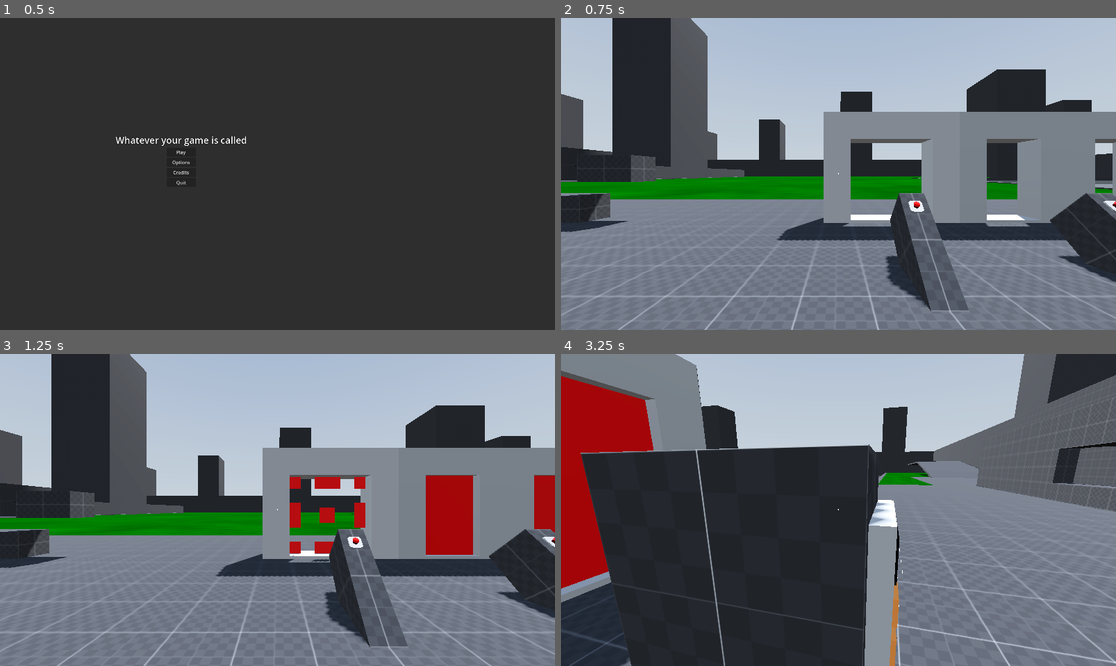
Above: before the commit, frames 1-4 (two rows, left to right).
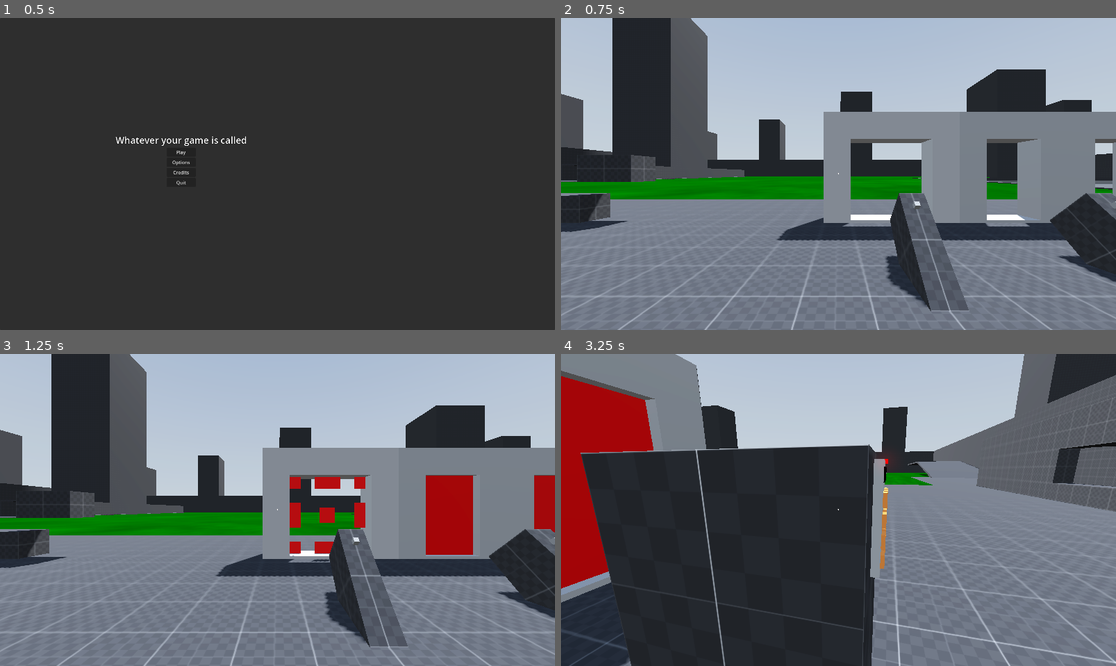
Above: after the commit, the same moments.

Repository: Nazsgull/FPS_Godot
Game: Godot game, scene res://scenes/UI/main_menu.tscn
Two runs of this game, one before a commit and one after it. Both use one fixed random seed, a clock stepped at 60 frames per second and the inputs below. A sky picture missing from this copy of the repository is replaced by a grey-blue gradient.
Inputs (mouse positions are in pixels of both pictures, inside the frame that each line leads up to):
- Up to frame 1 (0.5 s): no input
- Up to frame 2 (0.75 s): click "Play" at 0.5 s
- Up to frame 3 (1.25 s): no input
- Up to frame 4 (3.25 s): tap Enter (ui_accept) at 1.25, 1.52, 2.27 s; move the mouse to (866, 510) at 1.27 s; hold W (forward) from 1.28 s (still down); tap E (interact) at 1.35, 2.3, 2.85 s; move the mouse to (810, 510) at 2.02 s; tap Ctrl (crouch) at 2.1 s; move the mouse to (849, 503) at 2.77 s

Frame 1 is identical in both runs. In frame 2, 0.1% of the frame differs, in the area x 62-100%, y 58-63%; in frame 3, 0.1%; in frame 4, 2.1%, in the area x 54-62%, y 32-100%.

Commit message:
Añade keypad, reorganiza tipos de botones

Diff:
--- /dev/null
+++ b/assets/materials/green_glowy.tres
@@ -0,0 +1,11 @@
+[gd_resource type="StandardMaterial3D" format=3 uid="uid://ccilcs0rkhgnn"]
+
+[resource]
+diffuse_mode = 2
+albedo_color = Color(0, 100, 0.149, 1)
+metallic_specular = 0.0
+emission_enabled = true
+emission = Color(0, 100, 0, 1)
+emission_energy_multiplier = 16.0
+emission_operator = 1
+anisotropy = -1.0
--- /dev/null
+++ b/assets/materials/red_glowy.tres
@@ -0,0 +1,7 @@
+[gd_resource type="StandardMaterial3D" format=3 uid="uid://b6dmndnuvfqv2"]
+
+[resource]
+shading_mode = 0
+specular_mode = 2
+albedo_color = Color(100, 0, 0, 1)
+grow_amount = -16.0
--- a/scenes/maps/test_area.tscn
+++ b/scenes/maps/test_area.tscn
@@ -4,7 +4,7 @@
 [ext_resource type="Texture2D" uid="uid://ds37b38vli6wg" path="res://assets/hdris/kloofendal_48d_partly_cloudy_puresky_2k.hdr" id="2_l8equ"]
 [ext_resource type="Material" uid="uid://q1u11i5wp76w" path="res://assets/materials/green_grass.tres" id="2_vbclm"]
 [ext_resource type="PackedScene" uid="uid://hob0odd0bhgw" path="res://scenes/objects/player.tscn" id="3_pioef"]
-[ext_resource type="PackedScene" uid="uid://cwfdbw7eignm8" path="res://scenes/objects/button.tscn" id="4_h7fie"]
+[ext_resource type="PackedScene" uid="uid://cwfdbw7eignm8" path="res://scenes/objects/button_simple.tscn" id="4_h7fie"]
 [ext_resource type="PackedScene" uid="uid://ckhyt1k8o2iur" path="res://scenes/objects/door_fancy.tscn" id="5_iecga"]
 [ext_resource type="PackedScene" uid="uid://hxgssy3ps78p" path="res://scenes/objects/door_simple.tscn" id="6_i47mx"]
 [ext_resource type="PackedScene" uid="uid://cw4ice8i238jm" path="res://scenes/objects/Testing/test_pickup.tscn" id="7_1345l"]
@@ -1084,7 +1084,8 @@
 transform = Transform3D(50, 0, 0, 0, 50, 0, 0, 0, 50, 122.6, -1.406, -33.2)
 
 [node name="keypad" parent="." instance=ExtResource("10_d5erw")]
-transform = Transform3D(1, 0, 0, 0, 1, 0, 0, 0, 1, 49.6, 1.1, 15.3)
+transform = Transform3D(1, 0, 0, 0, 1, 0, 0, 0, 1, 49.6, 1.5, 15.3)
 
 [connection signal="interacted" from="BT_Test" to="Door" method="toggle_door"]
 [connection signal="interacted" from="BT_Test2" to="Door2" method="toggle_door"]
+[connection signal="combinacion_es_correcta" from="keypad" to="Door3" method="toggle_door"]
--- a/scenes/objects/button.tscn
+++ /dev/null
@@ -1,66 +0,0 @@
-[gd_scene load_steps=8 format=3 uid="uid://cwfdbw7eignm8"]
-
-[ext_resource type="Script" path="res://scripts/classes/Interactable.gd" id="1_km71e"]
-[ext_resource type="PackedScene" uid="uid://k1g58xui7tlt" path="res://assets/models_gltf/button_body.glb" id="1_yks1v"]
-[ext_resource type="PackedScene" uid="uid://cy1jcxbilc8v2" path="res://assets/models_gltf/button_presser.glb" id="2_k3p1y"]
-
-[sub_resource type="BoxShape3D" id="BoxShape3D_0vt6h"]
-size = Vector3(1, 0.54, 1)
-
-[sub_resource type="Animation" id="Animation_ecf8s"]
-length = 0.001
-tracks/0/type = "value"
-tracks/0/imported = false
-tracks/0/enabled = true
-tracks/0/path = NodePath("button_presser:position")
-tracks/0/interp = 1
-tracks/0/loop_wrap = true
-tracks/0/keys = {
-"times": PackedFloat32Array(0),
-"transitions": PackedFloat32Array(1),
-"update": 0,
-"values": [Vector3(0, 0.09, 0)]
-}
-
-[sub_resource type="Animation" id="Animation_pkk4b"]
-resource_name = "push"
-length = 0.6
-tracks/0/type = "value"
-tracks/0/imported = false
-tracks/0/enabled = true
-tracks/0/path = NodePath("button_presser:position")
-tracks/0/interp = 1
-tracks/0/loop_wrap = true
-tracks/0/keys = {
-"times": PackedFloat32Array(0, 0.3, 0.6),
-"transitions": PackedFloat32Array(1, 1, 1),
-"update": 0,
-"values": [Vector3(0, 0.09, 0), Vector3(0, -0.06, 0), Vector3(0, 0.09, 0)]
-}
-
-[sub_resource type="AnimationLibrary" id="AnimationLibrary_fpwyp"]
-_data = {
-"RESET": SubResource("Animation_ecf8s"),
-"push": SubResource("Animation_pkk4b")
-}
-
-[node name="Button" type="Area3D"]
-transform = Transform3D(0.5, 0, 0, 0, 0.5, 0, 0, 0, 0.5, 0, 0, 0)
-collision_layer = 128
-collision_mask = 0
-script = ExtResource("1_km71e")
-
-[node name="CollisionBox" type="CollisionShape3D" parent="."]
-transform = Transform3D(1, 0, 0, 0, 1, 0, 0, 0, 1, 0, 0.27, 0)
-shape = SubResource("BoxShape3D_0vt6h")
-
-[node name="button_body" parent="CollisionBox" instance=ExtResource("1_yks1v")]
-transform = Transform3D(1, 0, 0, 0, 1, 0, 0, 0, 1, 0, -0.27, 0)
-
-[node name="button_presser" parent="CollisionBox" instance=ExtResource("2_k3p1y")]
-transform = Transform3D(1, 0, 0, 0, 1, 0, 0, 0, 1, 0, 0.09, 0)
-
-[node name="AnimationPlayer" type="AnimationPlayer" parent="CollisionBox"]
-libraries = {
-"": SubResource("AnimationLibrary_fpwyp")
-}
--- /dev/null
+++ b/scenes/objects/button_fancy.tscn
@@ -0,0 +1,57 @@
+[gd_scene load_steps=7 format=3 uid="uid://4asvsxmij85k"]
+
+[ext_resource type="PackedScene" uid="uid://cwfdbw7eignm8" path="res://scenes/objects/button_simple.tscn" id="1_ncf8y"]
+[ext_resource type="PackedScene" uid="uid://k1g58xui7tlt" path="res://assets/models_gltf/button_body.glb" id="2_xrqd4"]
+[ext_resource type="PackedScene" uid="uid://cy1jcxbilc8v2" path="res://assets/models_gltf/button_presser.glb" id="3_fkcgq"]
+
+[sub_resource type="Animation" id="Animation_rx3aq"]
+length = 0.001
+tracks/0/type = "value"
+tracks/0/imported = false
+tracks/0/enabled = true
+tracks/0/path = NodePath("button_presser:position")
+tracks/0/interp = 1
+tracks/0/loop_wrap = true
+tracks/0/keys = {
+"times": PackedFloat32Array(0),
+"transitions": PackedFloat32Array(1),
+"update": 0,
+"values": [Vector3(0, 0.3, 0)]
+}
+
+[sub_resource type="Animation" id="Animation_h5cpf"]
+resource_name = "press"
+length = 0.7
+tracks/0/type = "value"
+tracks/0/imported = false
+tracks/0/enabled = true
+tracks/0/path = NodePath("button_presser:position")
+tracks/0/interp = 1
+tracks/0/loop_wrap = true
+tracks/0/keys = {
+"times": PackedFloat32Array(0, 0.3, 0.4, 0.7),
+"transitions": PackedFloat32Array(1, 1, 1, 1),
+"update": 0,
+"values": [Vector3(0, 0.3, 0), Vector3(0, 0.2, 0), Vector3(0, 0.2, 0), Vector3(0, 0.3, 0)]
+}
+
+[sub_resource type="AnimationLibrary" id="AnimationLibrary_ui7xe"]
+_data = {
+"RESET": SubResource("Animation_rx3aq"),
+"press": SubResource("Animation_h5cpf")
+}
+
+[node name="Button_fancy" instance=ExtResource("1_ncf8y")]
+
+[node name="CSGBox3D" parent="." index="1"]
+visible = false
+
+[node name="button_body" parent="." index="2" instance=ExtResource("2_xrqd4")]
+
+[node name="button_presser" parent="." index="3" instance=ExtResource("3_fkcgq")]
+transform = Transform3D(1, 0, 0, 0, 1, 0, 0, 0, 1, 0, 0.3, 0)
+
+[node name="AnimationPlayer" type="AnimationPlayer" parent="." index="4"]
+libraries = {
+"": SubResource("AnimationLibrary_ui7xe")
+}
--- /dev/null
+++ b/scenes/objects/button_simple.tscn
@@ -0,0 +1,20 @@
+[gd_scene load_steps=3 format=3 uid="uid://cwfdbw7eignm8"]
+
+[ext_resource type="Script" path="res://scripts/button.gd" id="1_7c7n6"]
+
+[sub_resource type="BoxShape3D" id="BoxShape3D_0vt6h"]
+size = Vector3(0.4, 0.54, 0.4)
+
+[node name="Button_simple" type="Area3D"]
+transform = Transform3D(0.5, 0, 0, 0, 0.5, 0, 0, 0, 0.5, 0, 0, 0)
+collision_layer = 128
+collision_mask = 0
+script = ExtResource("1_7c7n6")
+
+[node name="CollisionBox" type="CollisionShape3D" parent="."]
+transform = Transform3D(1, 0, 0, 0, 1, 0, 0, 0, 1, 0, 0.27, 0)
+shape = SubResource("BoxShape3D_0vt6h")
+
+[node name="CSGBox3D" type="CSGBox3D" parent="."]
+transform = Transform3D(1, 0, 0, 0, 1, 0, 0, 0, 1, 1.49012e-08, 0.25, -1.49012e-08)
+size = Vector3(0.4, 0.5, 0.4)
--- a/scenes/objects/keypad.tscn
+++ b/scenes/objects/keypad.tscn
@@ -1,81 +1,110 @@
-[gd_scene load_steps=5 format=3 uid="uid://by4ao52surwi3"]
+[gd_scene load_steps=7 format=3 uid="uid://by4ao52surwi3"]
 
-[ext_resource type="PackedScene" uid="uid://dqr4gd4sp7skc" path="res://scenes/parts/boton_combinacion.tscn" id="1_6rrmh"]
 [ext_resource type="Script" path="res://scripts/keypad.gd" id="1_dcfwt"]
 [ext_resource type="Material" uid="uid://chjxtb06jm8dj" path="res://assets/materials/white_B0B0B0.tres" id="1_hnfjd"]
 [ext_resource type="Material" uid="uid://s4t6e7q057s" path="res://assets/materials/vantablack.tres" id="2_x0pid"]
+[ext_resource type="PackedScene" uid="uid://bd3scx5jl8nfg" path="res://scenes/parts/button_keypad.tscn" id="4_7smhu"]
+[ext_resource type="Material" uid="uid://b6dmndnuvfqv2" path="res://assets/materials/red_glowy.tres" id="4_k21fy"]
+
+[sub_resource type="Environment" id="Environment_68eto"]
+background_mode = 2
+glow_enabled = true
+glow_intensity = 8.0
+glow_strength = 2.0
+glow_blend_mode = 0
+glow_hdr_threshold = 0.32
+glow_hdr_scale = 0.97
+glow_hdr_luminance_cap = 256.0
+glow_map_strength = 0.44
 
 [node name="keypad" type="Node3D"]
 script = ExtResource("1_dcfwt")
+combinacion_correcta = 1234
 
 [node name="vis" type="Node3D" parent="."]
 
 [node name="body" type="CSGBox3D" parent="vis"]
-transform = Transform3D(1, 0, 0, 0, 1, 0, 0, 0, 1, 0, 0.125, 0)
-size = Vector3(0.5, 0.85, 0.1)
+transform = Transform3D(1, 0, 0, 0, 1, 0, 0, 0, 1, 0, 0.13, -0.015)
+size = Vector3(0.25, 0.41, 0.04)
 material = ExtResource("1_hnfjd")
 
-[node name="pantalla2" type="CSGBox3D" parent="vis"]
-transform = Transform3D(1, 0, 0, 0, 1, 0, 0, 0, 1, -1.49012e-08, 0.425, 0.055)
-size = Vector3(0.4, 0.15, 0.01)
+[node name="pantalla" type="CSGBox3D" parent="vis"]
+transform = Transform3D(1, 0, 0, 0, 1, 0, 0, 0, 1, -1.49012e-08, 0.285, 0.005)
+size = Vector3(0.2, 0.05, 0.01)
 material = ExtResource("2_x0pid")
 
 [node name="texto_en_pantalla" type="Label3D" parent="vis"]
-transform = Transform3D(1, 0, 0, 0, 1, 0, 0, 0, 1, 0, 0.43, 0.08)
+transform = Transform3D(1, 0, 0, 0, 1, 0, 0, 0, 1, 0, 0.29, 0.02)
 pixel_size = 0.0001
-text = "_ _ _ _"
-font_size = 1280
+font_size = 512
 outline_size = 0
 
+[node name="indicador" type="CSGBox3D" parent="vis"]
+transform = Transform3D(1, 0, 0, 0, 1, 0, 0, 0, 1, 0.125, 0.335, 0.004)
+size = Vector3(0.02, 0.02, 0.02)
+material = ExtResource("4_k21fy")
+
 [node name="botones" type="Node3D" parent="."]
-transform = Transform3D(1, 0, 0, 0, 1, 0, 0, 0, 1, 0, 0, -0.05)
+transform = Transform3D(1, 0, 0, 0, 1, 0, 0, 0, 1, 0, 0, -0.125)
 
-[node name="boton_combinacion_reset" parent="botones" instance=ExtResource("1_6rrmh")]
-transform = Transform3D(1, 0, 0, 0, 1, 0, 0, 0, 1, -0.15, -0.2, 0.1)
+[node name="Button_keypad0" parent="botones" instance=ExtResource("4_7smhu")]
+transform = Transform3D(0.5, 0, 0, 0, 0.5, 0, 0, 0, 0.5, -1.21072e-08, -0.025, 0.12)
+hover_message = "Input  0"
+
+[node name="Button_keypad1" parent="botones" instance=ExtResource("4_7smhu")]
+transform = Transform3D(0.5, 0, 0, 0, 0.5, 0, 0, 0, 0.5, -0.075, 0.2, 0.12)
+text = "1"
+hover_message = "Input 1"
+
+[node name="Button_keypad2" parent="botones" instance=ExtResource("4_7smhu")]
+transform = Transform3D(0.5, 0, 0, 0, 0.5, 0, 0, 0, 0.5, 0, 0.2, 0.12)
+text = "2"
+hover_message = "Input  2"
+
+[node name="Button_keypad3" parent="botones" instance=ExtResource("4_7smhu")]
+transform = Transform3D(0.5, 0, 0, 0, 0.5, 0, 0, 0, 0.5, 0.075, 0.2, 0.12)
+text = "3"
+hover_message = "Input  3"
+
+[node name="Button_keypad4" parent="botones" instance=ExtResource("4_7smhu")]
+transform = Transform3D(0.5, 0, 0, 0, 0.5, 0, 0, 0, 0.5, -0.075, 0.125, 0.12)
+text = "4"
+hover_message = "Input  4"
+
+[node name="Button_keypad5" parent="botones" instance=ExtResource("4_7smhu")]
+transform = Transform3D(0.5, 0, 0, 0, 0.5, 0, 0, 0, 0.5, 0, 0.125, 0.12)
+text = "5"
+hover_message = "Input  5"
+
+[node name="Button_keypad6" parent="botones" instance=ExtResource("4_7smhu")]
+transform = Transform3D(0.5, 0, 0, 0, 0.5, 0, 0, 0, 0.5, 0.075, 0.125, 0.12)
+text = "6"
+hover_message = "Input  6"
+
+[node name="Button_keypad7" parent="botones" instance=ExtResource("4_7smhu")]
+transform = Transform3D(0.5, 0, 0, 0, 0.5, 0, 0, 0, 0.5, -0.075, 0.05, 0.12)
+text = "7"
+hover_message = "Input  7"
+
+[node name="Button_keypad8" parent="botones" instance=ExtResource("4_7smhu")]
+transform = Transform3D(0.5, 0, 0, 0, 0.5, 0, 0, 0, 0.5, 0, 0.05, 0.12)
+text = "8"
+hover_message = "Input  8"
+
+[node name="Button_keypad9" parent="botones" instance=ExtResource("4_7smhu")]
+transform = Transform3D(0.5, 0, 0, 0, 0.5, 0, 0, 0, 0.5, 0.075, 0.05, 0.12)
+text = "9"
+hover_message = "Input  9"
+
+[node name="Button_keypad_enter" parent="botones" instance=ExtResource("4_7smhu")]
+transform = Transform3D(0.5, 0, 0, 0, 0.5, 0, 0, 0, 0.5, -0.075, -0.025, 0.12)
+text = "E"
+hover_message = "Enter code"
+
+[node name="Button_keypad_reset" parent="botones" instance=ExtResource("4_7smhu")]
+transform = Transform3D(0.5, 0, 0, 0, 0.5, 0, 0, 0, 0.5, 0.075, -0.025, 0.12)
 text = "R"
-
-[node name="boton_combinacion_0" parent="botones" instance=ExtResource("1_6rrmh")]
-transform = Transform3D(1, 0, 0, 0, 1, 0, 0, 0, 1, 0, -0.2, 0.1)
-
-[node name="boton_combinacion_9" parent="botones" instance=ExtResource("1_6rrmh")]
-transform = Transform3D(1, 0, 0, 0, 1, 0, 0, 0, 1, 0.15, -0.05, 0.1)
-text = "9"
-
-[node name="boton_combinacion_8" parent="botones" instance=ExtResource("1_6rrmh")]
-transform = Transform3D(1, 0, 0, 0, 1, 0, 0, 0, 1, 0, -0.05, 0.1)
-text = "8"
-
-[node name="boton_combinacion_7" parent="botones" instance=ExtResource("1_6rrmh")]
-transform = Transform3D(1, 0, 0, 0, 1, 0, 0, 0, 1, -0.15, -0.05, 0.1)
-text = "7"
-
-[node name="boton_combinacion_6" parent="botones" instance=ExtResource("1_6rrmh")]
-transform = Transform3D(1, 0, 0, 0, 1, 0, 0, 0, 1, 0.15, 0.1, 0.1)
-text = "6"
-
-[node name="boton_combinacion_5" parent="botones" instance=ExtResource("1_6rrmh")]
-transform = Transform3D(1, 0, 0, 0, 1, 0, 0, 0, 1, 0, 0.1, 0.1)
-text = "5"
-
-[node name="boton_combinacion_4" parent="botones" instance=ExtResource("1_6rrmh")]
-transform = Transform3D(1, 0, 0, 0, 1, 0, 0, 0, 1, -0.15, 0.1, 0.1)
-text = "4"
-
-[node name="boton_combinacion_2" parent="botones" instance=ExtResource("1_6rrmh")]
-transform = Transform3D(1, 0, 0, 0, 1, 0, 0, 0, 1, 0, 0.25, 0.1)
-text = "2"
-
-[node name="boton_combinacion_1" parent="botones" instance=ExtResource("1_6rrmh")]
-transform = Transform3D(1, 0, 0, 0, 1, 0, 0, 0, 1, -0.15, 0.25, 0.1)
-text = "1"
-
-[node name="boton_combinacion_3" parent="botones" instance=ExtResource("1_6rrmh")]
-transform = Transform3D(1, 0, 0, 0, 1, 0, 0, 0, 1, 0.15, 0.25, 0.1)
-text = "3"
-
-[node name="boton_combinacion_enter" parent="botones" instance=ExtResource("1_6rrmh")]
-transform = Transform3D(1, 0, 0, 0, 1, 0, 0, 0, 1, 0.15, -0.2, 0.1)
-text = "E"
+hover_message = "Reset code"
 
 [node name="Correcto" type="AudioStreamPlayer3D" parent="."]
 bus = &"SFX"
@@ -90,15 +119,18 @@
 [node name="Reset" type="AudioStreamPlayer3D" parent="."]
 bus = &"SFX"
 
-[connection signal="interacted" from="botones/boton_combinacion_reset" to="." method="_on_boton_combinacion_reset_interacted"]
-[connection signal="interacted" from="botones/boton_combinacion_0" to="." method="_on_boton_combinacion_0_interacted"]
-[connection signal="interacted" from="botones/boton_combinacion_9" to="." method="_on_boton_combinacion_9_interacted"]
-[connection signal="interacted" from="botones/boton_combinacion_8" to="." method="_on_boton_combinacion_8_interacted"]
-[connection signal="interacted" from="botones/boton_combinacion_7" to="." method="_on_boton_combinacion_7_interacted"]
-[connection signal="interacted" from="botones/boton_combinacion_6" to="." method="_on_boton_combinacion_6_interacted"]
-[connection signal="interacted" from="botones/boton_combinacion_5" to="." method="_on_boton_combinacion_5_interacted"]
-[connection signal="interacted" from="botones/boton_combinacion_4" to="." method="_on_boton_combinacion_4_interacted"]
-[connection signal="interacted" from="botones/boton_combinacion_2" to="." method="_on_boton_combinacion_2_interacted"]
-[connection signal="interacted" from="botones/boton_combinacion_1" to="." method="_on_boton_combinacion_1_interacted"]
-[connection signal="interacted" from="botones/boton_combinacion_3" to="." method="_on_boton_combinacion_3_interacted"]
-[connection signal="interacted" from="botones/boton_combinacion_enter" to="." method="_on_boton_combinacion_enter_interacted"]
+[node name="WorldEnvironment" type="WorldEnvironment" parent="."]
+environment = SubResource("Environment_68eto")
+
+[connection signal="interacted" from="botones/Button_keypad0" to="." method="_on_boton_combinacion_0_interacted"]
+[connection signal="interacted" from="botones/Button_keypad1" to="." method="_on_boton_combinacion_1_interacted"]
+[connection signal="interacted" from="botones/Button_keypad2" to="." method="_on_boton_combinacion_2_interacted"]
+[connection signal="interacted" from="botones/Button_keypad3" to="." method="_on_boton_combinacion_3_interacted"]
+[connection signal="interacted" from="botones/Button_keypad4" to="." method="_on_boton_combinacion_4_interacted"]
+[connection signal="interacted" from="botones/Button_keypad5" to="." method="_on_boton_combinacion_5_interacted"]
+[connection signal="interacted" from="botones/Button_keypad6" to="." method="_on_boton_combinacion_6_interacted"]
+[connection signal="interacted" from="botones/Button_keypad7" to="." method="_on_boton_combinacion_7_interacted"]
+[connection signal="interacted" from="botones/Button_keypad8" to="." method="_on_boton_combinacion_8_interacted"]
+[connection signal="interacted" from="botones/Button_keypad9" to="." method="_on_boton_combinacion_9_interacted"]
+[connection signal="interacted" from="botones/Button_keypad_enter" to="." method="_on_boton_combinacion_enter_interacted"]
+[connection signal="interacted" from="botones/Button_keypad_reset" to="." method="_on_boton_combinacion_reset_interacted"]
--- a/scenes/parts/boton_combinacion.tscn
+++ b/scenes/parts/boton_combinacion.tscn
@@ -5,6 +5,21 @@
 
 [sub_resource type="BoxShape3D" id="BoxShape3D_fogme"]
 size = Vector3(0.1, 0.1, 0.1)
+
+[sub_resource type="Animation" id="Animation_8j8bu"]
+length = 0.001
+tracks/0/type = "value"
+tracks/0/imported = false
+tracks/0/enabled = true
+tracks/0/path = NodePath("boton_combinacion/CSGBox3D:position")
+tracks/0/interp = 1
+tracks/0/loop_wrap = true
+tracks/0/keys = {
+"times": PackedFloat32Array(0),
+"transitions": PackedFloat32Array(1),
+"update": 0,
+"values": [Vector3(0, 0, -0.005)]
+}
 
 [sub_resource type="Animation" id="Animation_4053p"]
 resource_name = "push"
@@ -21,21 +36,6 @@
 "transitions": PackedFloat32Array(1, 1, 1),
 "update": 0,
 "values": [Vector3(0, 0, -0.005), Vector3(0, 0, -0.03), Vector3(0, 0, -0.005)]
-}
-
-[sub_resource type="Animation" id="Animation_8j8bu"]
-length = 0.001
-tracks/0/type = "value"
-tracks/0/imported = false
-tracks/0/enabled = true
-tracks/0/path = NodePath("boton_combinacion/CSGBox3D:position")
-tracks/0/interp = 1
-tracks/0/loop_wrap = true
-tracks/0/keys = {
-"times": PackedFloat32Array(0),
-"transitions": PackedFloat32Array(1),
-"update": 0,
-"values": [Vector3(0, 0, -0.005)]
 }
 
 [sub_resource type="AnimationLibrary" id="AnimationLibrary_he4gb"]
--- /dev/null
+++ b/scenes/parts/button_keypad.tscn
@@ -0,0 +1,29 @@
+[gd_scene load_steps=4 format=3 uid="uid://bd3scx5jl8nfg"]
+
+[ext_resource type="Script" path="res://scripts/boton_combinacion.gd" id="1_udngt"]
+[ext_resource type="Material" uid="uid://dg8dy6cpg2s6l" path="res://assets/materials/orange.tres" id="2_iusht"]
+
+[sub_resource type="BoxShape3D" id="BoxShape3D_0vt6h"]
+size = Vector3(0.1, 0.1, 0.1)
+
+[node name="Button_keypad" type="Area3D"]
+transform = Transform3D(0.5, 0, 0, 0, 0.5, 0, 0, 0, 0.5, 0, 0, 0)
+collision_layer = 128
+collision_mask = 0
+script = ExtResource("1_udngt")
+
+[node name="CollisionBox" type="CollisionShape3D" parent="."]
+transform = Transform3D(1, 0, 0, 0, -4.37114e-08, -1, 0, 1, -4.37114e-08, 6.51926e-09, 6.51926e-09, 1.11022e-16)
+shape = SubResource("BoxShape3D_0vt6h")
+
+[node name="CSGBox3D" type="CSGBox3D" parent="."]
+transform = Transform3D(1, 0, 0, 0, -4.37114e-08, -1, 0, 1, -4.37114e-08, 4.65661e-09, 4.65661e-09, 1.66533e-16)
+size = Vector3(0.1, 0.1, 0.1)
+material = ExtResource("2_iusht")
+
+[node name="Label3D" type="Label3D" parent="."]
+transform = Transform3D(1, 0, 0, 0, 1, 0, 0, 0, 1, 0, 0, 0.051)
+pixel_size = 0.0001
+text = "0"
+font_size = 750
+outline_size = 127
--- a/scripts/boton_combinacion.gd
+++ b/scripts/boton_combinacion.gd
@@ -1,13 +1,11 @@
 extends "res://scripts/classes/Interactable.gd"
 
-@onready var label = $boton_combinacion/CSGBox3D/Label3D
+@onready var label = $Label3D
+
 
 #anim_player = $AnimationPlayer
 
 @export var text = "0"
-
-func _init():
-	anim_player = $AnimationPlayer
 
 
 func _ready():
--- /dev/null
+++ b/scripts/button.gd
@@ -0,0 +1 @@
+extends "res://scripts/classes/Interactable.gd"
--- a/scripts/classes/Interactable.gd
+++ b/scripts/classes/Interactable.gd
@@ -1,7 +1,6 @@
 class_name Interactable
 extends Area3D
 signal interacted(body)
-@onready var anim_player = $CollisionBox/AnimationPlayer
 
 @export var hover_message = "Interact"
 @export var intended_action = "interact"
@@ -17,6 +16,5 @@
 
 func interact(body):
 	emit_signal("interacted", body)
-	anim_player.play("push")
 	print("* Player interacted with ", name)
 	print("* "+name+ " emitted signal "+ "[" + interacted.get_name() + "]")
--- a/scripts/keypad.gd
+++ b/scripts/keypad.gd
@@ -1,48 +1,70 @@
 extends Node3D
-
 signal combinacion_es_correcta
 signal combinacion_es_incorrecta
 
 @export_range(0,99999999) var combinacion_correcta:int = 0000
-var combinacion_actual = 0
+var combinacion_actual = ""
 var digito_actual = str(combinacion_correcta).length()
 var digitos_totales = str(combinacion_correcta).length()
-var texto_final:String = ""
 @onready var texto_en_pantalla = $vis/texto_en_pantalla
 @onready var correcto = $Correcto
 @onready var incorrecto = $Incorrecto
 @onready var input = $Input
 @onready var reset = $Reset
+@onready var indicador = $vis/indicador
+
+func _ready():
+	_stealth_reset()
+
+func _compara_combinacion():
+	if combinacion_actual == "":
+		return
+	if int(combinacion_actual) == combinacion_correcta:
+		emit_signal("combinacion_es_correcta",1)
+		correcto.play()
+		_show_correct()
+	else:
+		_reset()
+		emit_signal("combinacion_es_incorrecta",1)
+		incorrecto.play()
+		_show_incorrect()
+
+func _show_correct():
+	indicador.material = preload("res://assets/materials/green_glowy.tres")
+
+func _show_incorrect():
+
+	indicador.material = preload("res://assets/materials/red_glowy.tres")
+
+	#Quitar el 0 al principio
+	#Limitar dígitos máximos
+	#Permitir combinaciones que empiecen por 0
 
 
+func relay(num:int):
 
-func _compara_combinacion():
-	if combinacion_actual == combinacion_correcta:
-		emit_signal("combinacion_es_correcta")
-		correcto.play()
+	if digito_actual > 0:
+		input.play()
+		combinacion_actual = combinacion_actual + str(num)
+		digito_actual = digito_actual - 1
 	else:
-		emit_signal("combinacion_es_incorrecta")
-		incorrecto.play()
+		return
 
-func relay(num:int):
-	input.play()
-	combinacion_actual = combinacion_actual + num * (10^digito_actual-1)
-	digito_actual = digito_actual - 1
-	texto_final = str(combinacion_actual)
-	for i in range(0,digitos_totales-digito_actual):
-		texto_final.insert(texto_final.length()-1," _")
+func _stealth_reset():
+	combinacion_actual = ""
+	texto_en_pantalla.text = ""
+	digito_actual = str(combinacion_correcta).length()
 
 func _reset():
 	reset.play()
-	combinacion_actual = null
-	digito_actual = str(combinacion_correcta).length()
+	_stealth_reset()
 
 func _update_screen():
 	texto_en_pantalla.text = str(combinacion_actual)
 
+
 func _on_boton_combinacion_reset_interacted(_body):
 	_reset()
-	_update_screen()
 
 func _on_boton_combinacion_0_interacted(_body):
 	relay(0)
@@ -96,4 +118,4 @@
 
 func _on_boton_combinacion_enter_interacted(_body):
 	_compara_combinacion()
-	_update_screen()
+	_stealth_reset()
